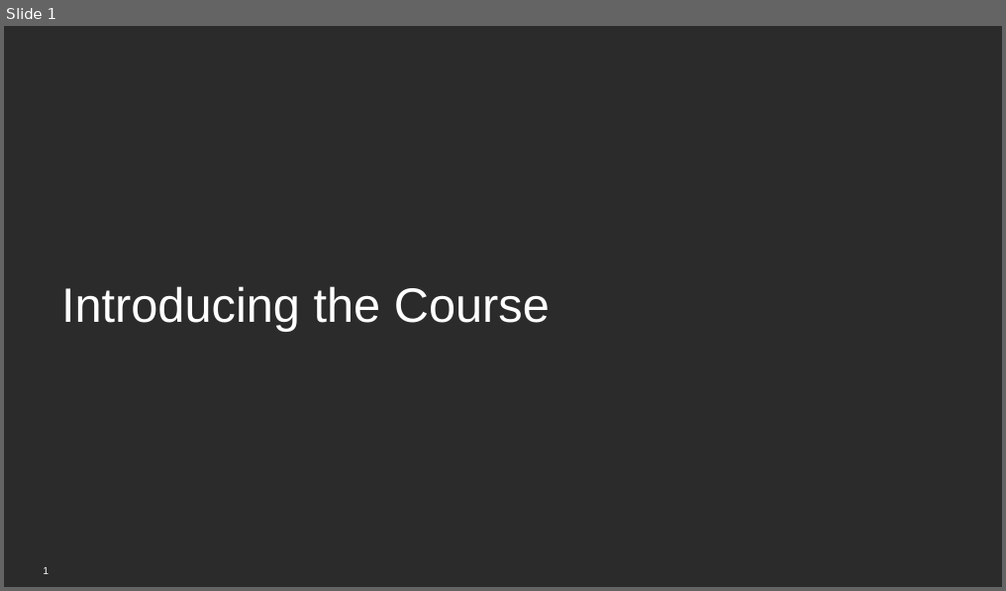
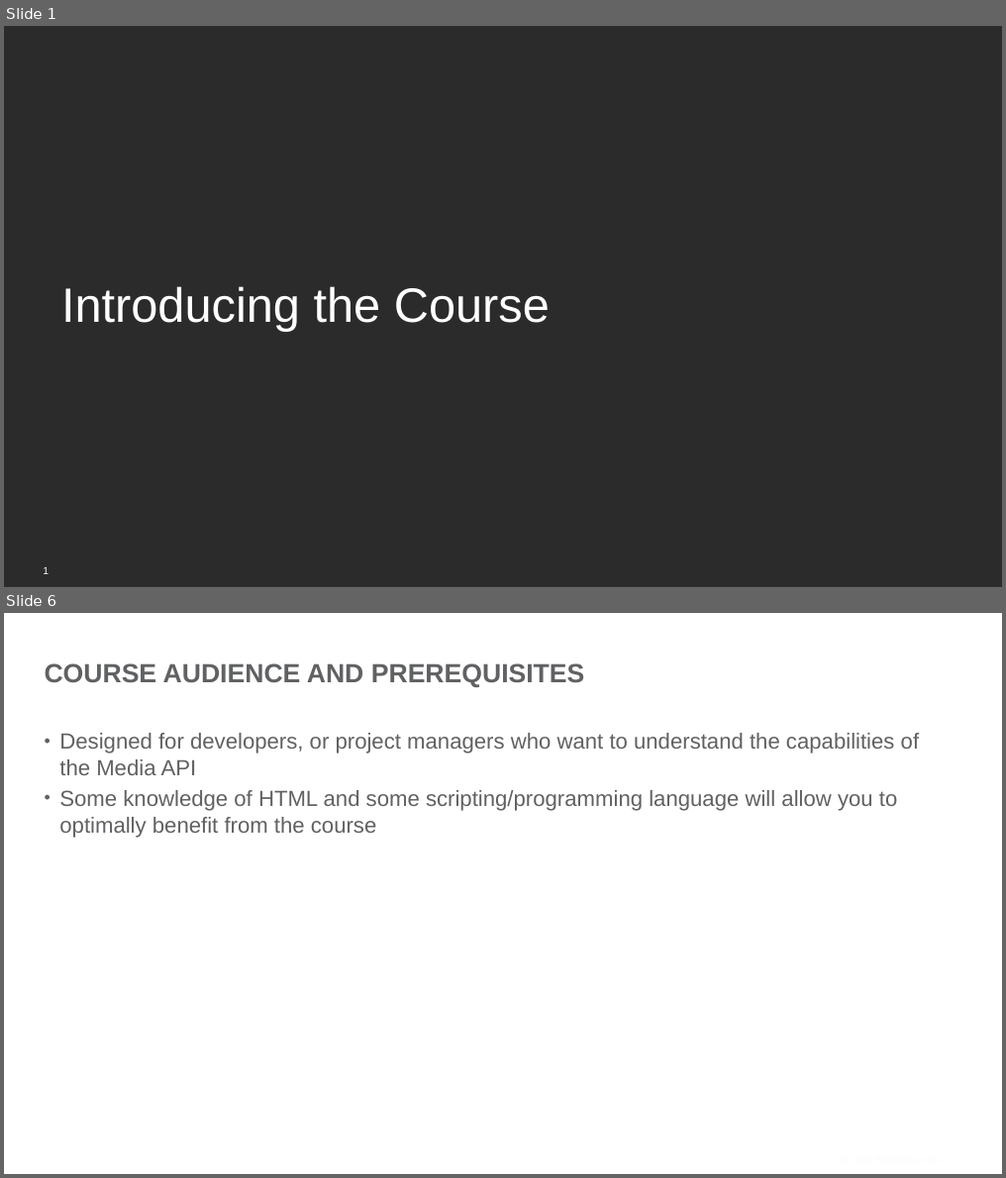
Before and after one commit to BrightcoveLearning/VideoCloudMediaAPI, a slide deck: VideoSessionsMaterials/Introducing.pptx. Shown one above the other, each under a label of ours: slide 1 before the commit, slides 1 and 6 after it; the slides between them are not shown. The pictures are 1006x591 and 1006x1178 pixels, drawn with LibreOffice and Linux fonts; fonts in the diff are those of the drawing; background and template pictures are left out; a plain dark background stands for a picture behind light text. Boxes give left, top, right and bottom in pixels: in the first picture for what was removed or moved away, otherwise in the second. Text is boxed around its words. In the diff, an @@ line names an element or a change of style, - is before the commit and + after.

```diff
--- a/VideoSessionsMaterials/Introducing.pptx
+++ b/VideoSessionsMaterials/Introducing.pptx
@@ slide 6 added at [4, 613, 1002, 1174], background picture (left out) @@
@@ title added at [45, 663, 585, 687], 36 pt, text #606163, bold @@
+COURSE AUDIENCE AND PREREQUISITES
@@ text added at [59, 733, 919, 838], 30 pt, text #606163 @@
+• Designed for developers, or project managers who want to understand the capabilities of the Media API
+• Some knowledge of HTML and some scripting/programming language will allow you to optimally benefit from the course
@@ text added at [835, 1152, 949, 1169], 14 pt, text #FBFCFF @@
+© 2013 Brightcove Inc.
```
Also in this commit, not shown: 5 other slides added, 2 slides removed, 16 other files.
